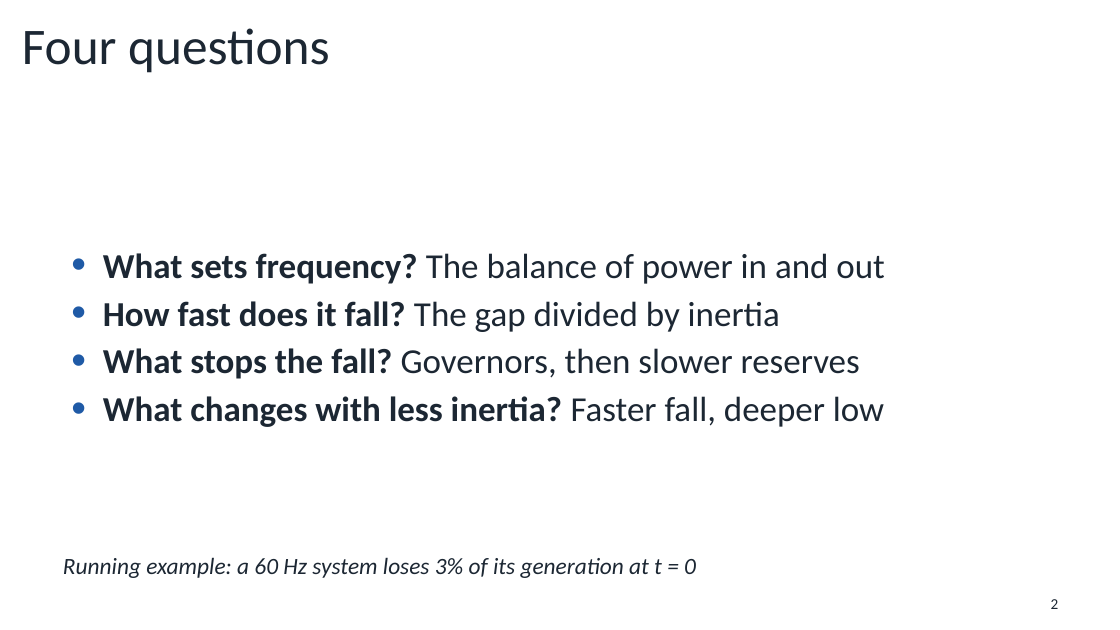
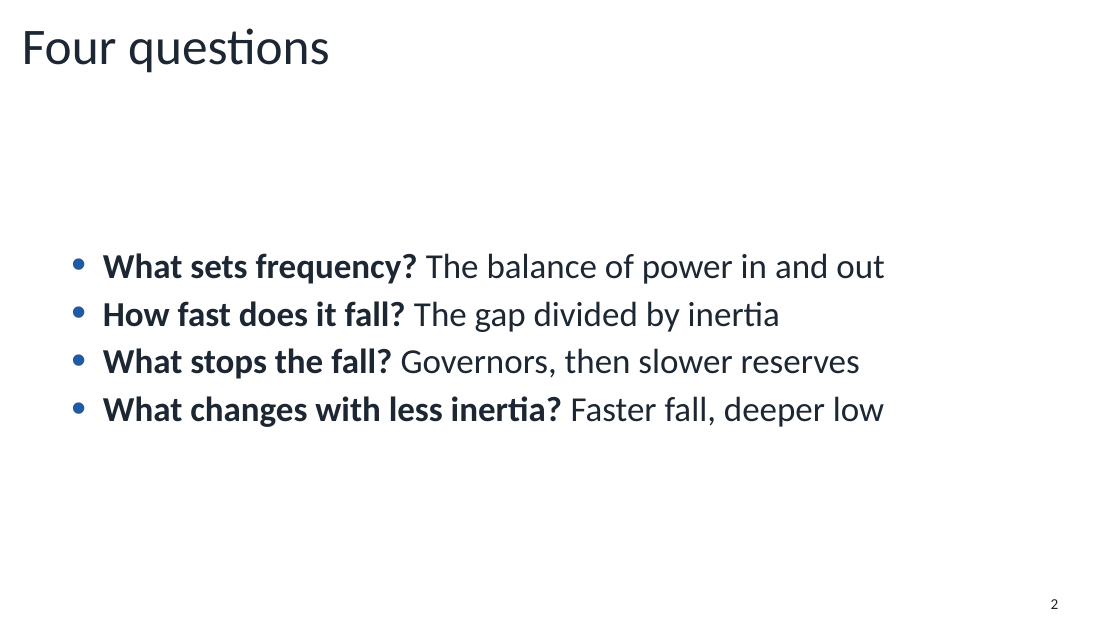
Before and after one commit to willowhughes/powerpoint, a slide deck: slide 2 of examples/grid_frequency.pptx. Drawn at 1120x630 pixels with LibreOffice and Linux fonts; fonts in the diff are those of the drawing. Boxes give left, top, right and bottom in pixels: in the first picture for what was removed or moved away, otherwise in the second. Text is boxed around its words. In the diff, an @@ line names an element or a change of style, - is before the commit and + after.

```diff
--- a/examples/grid_frequency.pptx
+++ b/examples/grid_frequency.pptx
@@ text removed at [63,557,696,578] @@
-Running example: a 60 Hz system loses 3% of its generation at t = 0
```
Also in this commit, not shown: 7 other slides changed, 3 other files.
